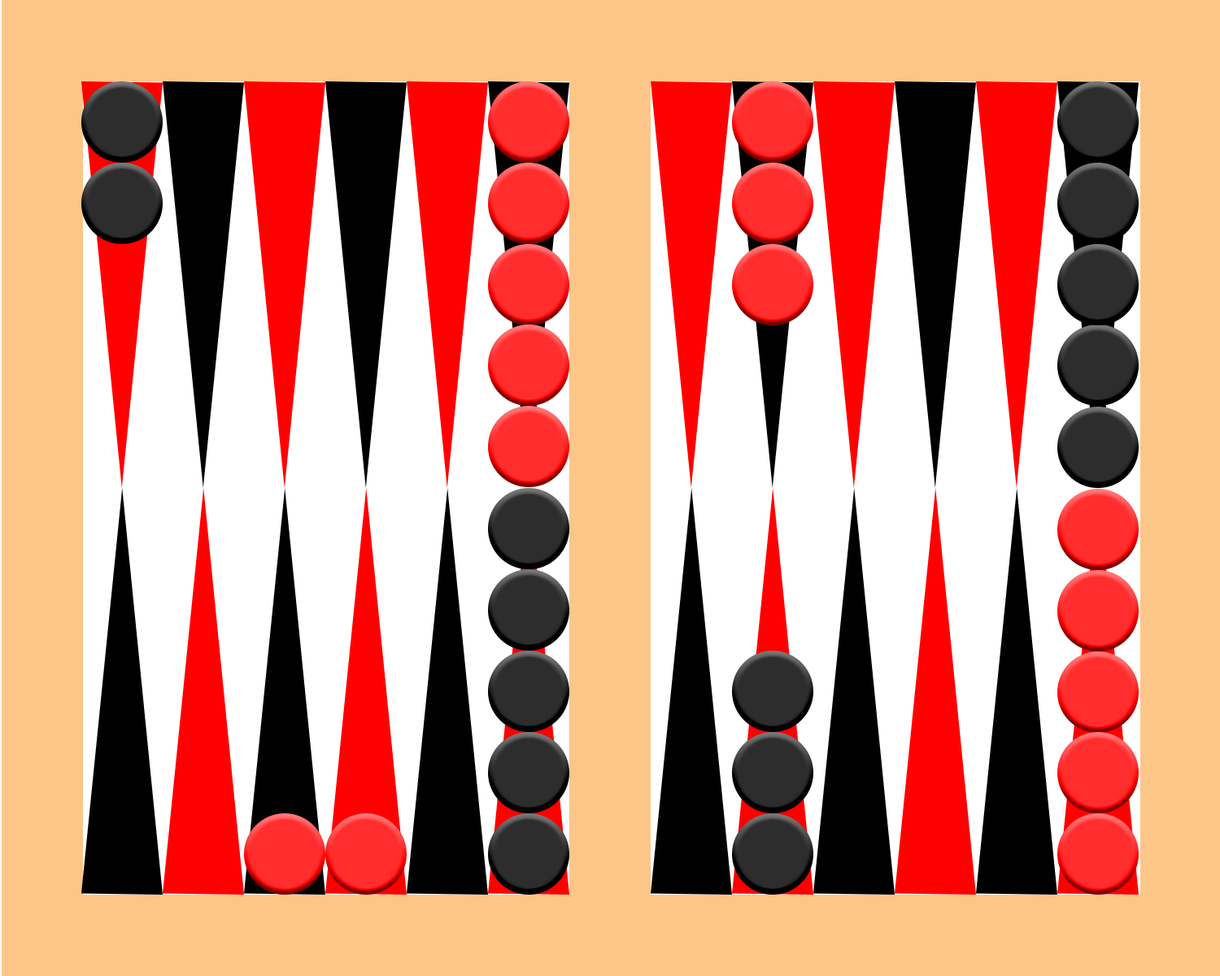
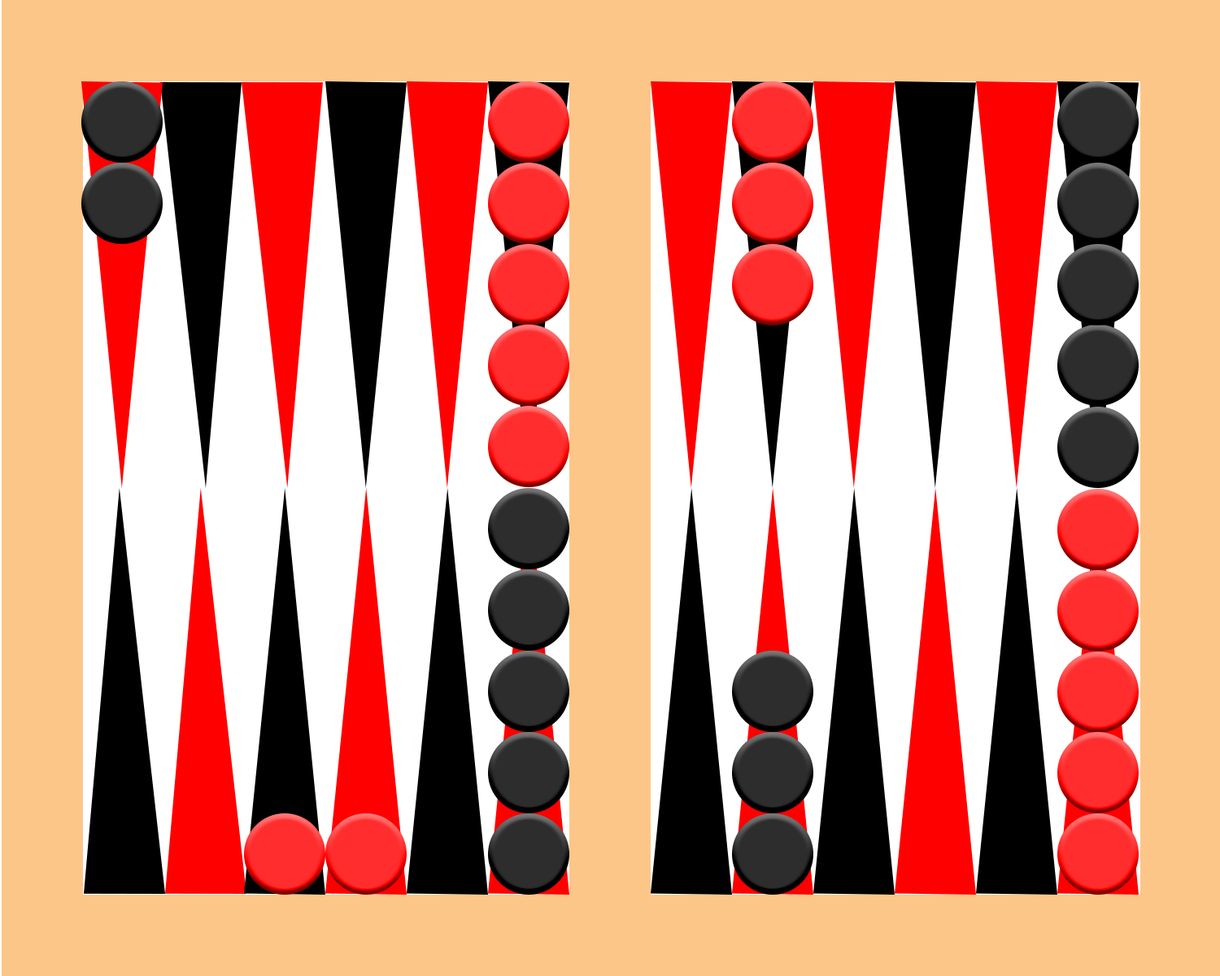
The second (1220, 976) image is a revision of the first. Changes to its layers:
painted on "Polygon 1 copy 5" over <box>160,81,245,489</box>
painted on "red copy 4" over <box>241,81,326,489</box>
painted on "red" over <box>162,488,247,895</box>
painted on "Polygon 1" over <box>81,488,166,895</box>
